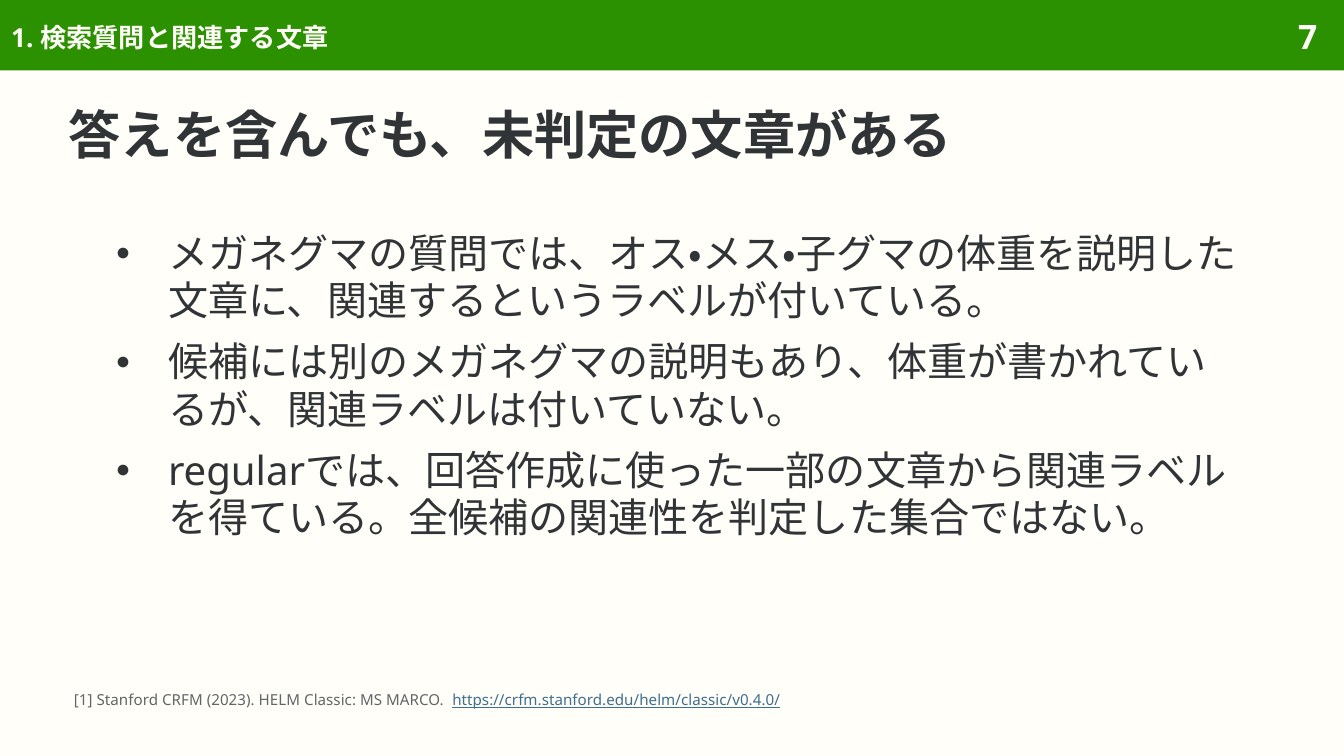
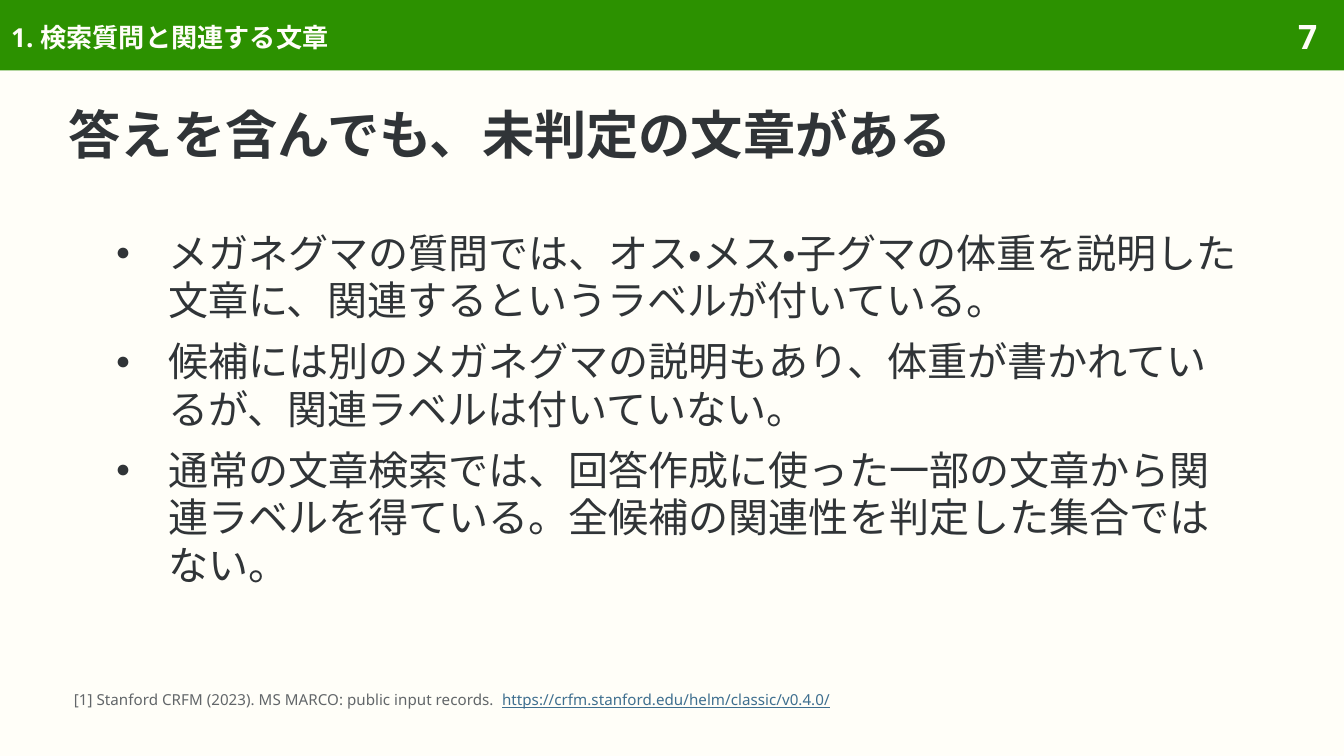
Before and after one commit to sasakiy84/datasets-in-10-minutes, a slide deck: slide 7 of slides/datasets-in-10-minutes-msmarco.pptx. Drawn at 1344x756 pixels with LibreOffice and Linux fonts; fonts in the diff are those of the drawing. Boxes give left, top, right and bottom in pixels: in the first picture for what was removed or moved away, otherwise in the second. Text is boxed around its words. In the diff, an @@ line names an element or a change of style, - is before the commit and + after.

Commit message:
Center MS MARCO on passage retrieval and original ranking evaluation

```diff
--- a/slides/datasets-in-10-minutes-msmarco.pptx
+++ b/slides/datasets-in-10-minutes-msmarco.pptx
@@ text at box(168, 451, 1210, 583): text changed @@
-● regularでは、回答作成に使った一部の文章から関連ラベルを得ている。全候補の関連性を判定した集合ではない。
+● 通常の文章検索では、回答作成に使った一部の文章から関連ラベルを得ている。全候補の関連性を判定した集合ではない。
@@ text at box(74, 693, 830, 709): text changed; text colour #3F6F8F to #626669 @@
-[1] Stanford CRFM (2023). HELM Classic: MS MARCO. https://crfm.stanford.edu/helm/classic/v0.4.0/
+[1] Stanford CRFM (2023). MS MARCO: public input records. https://crfm.stanford.edu/helm/classic/v0.4.0/
```
Also in this commit, not shown: 32 other slides changed, 6 slides removed, 55 other files.
